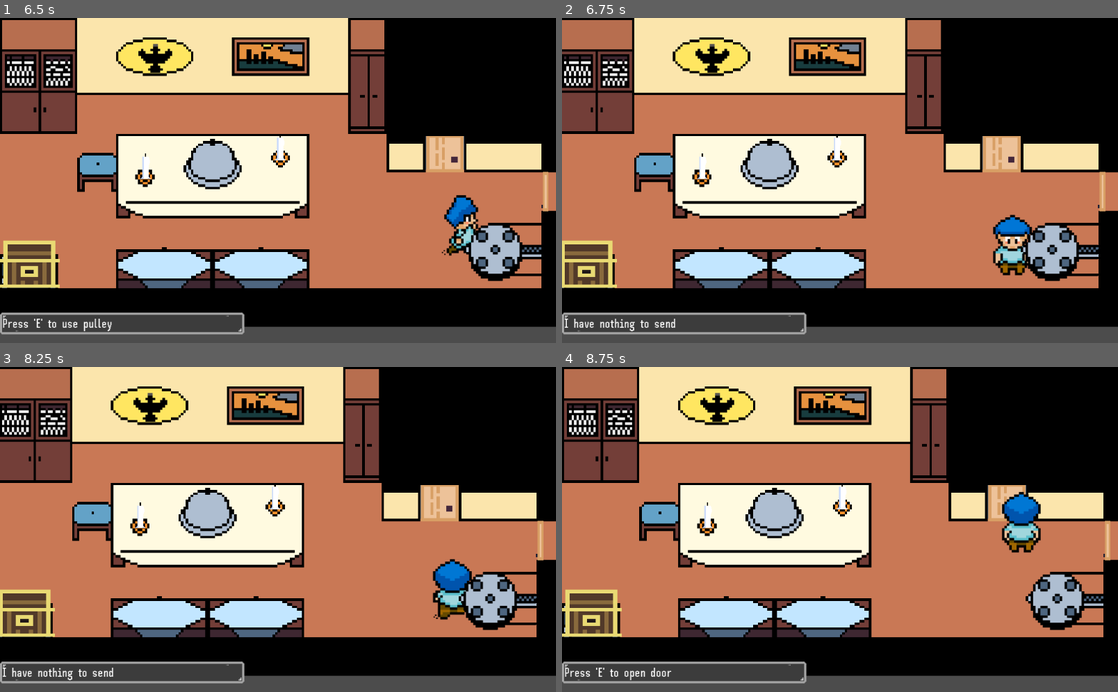
Above: before the commit, frames 1-4 (two rows, left to right).
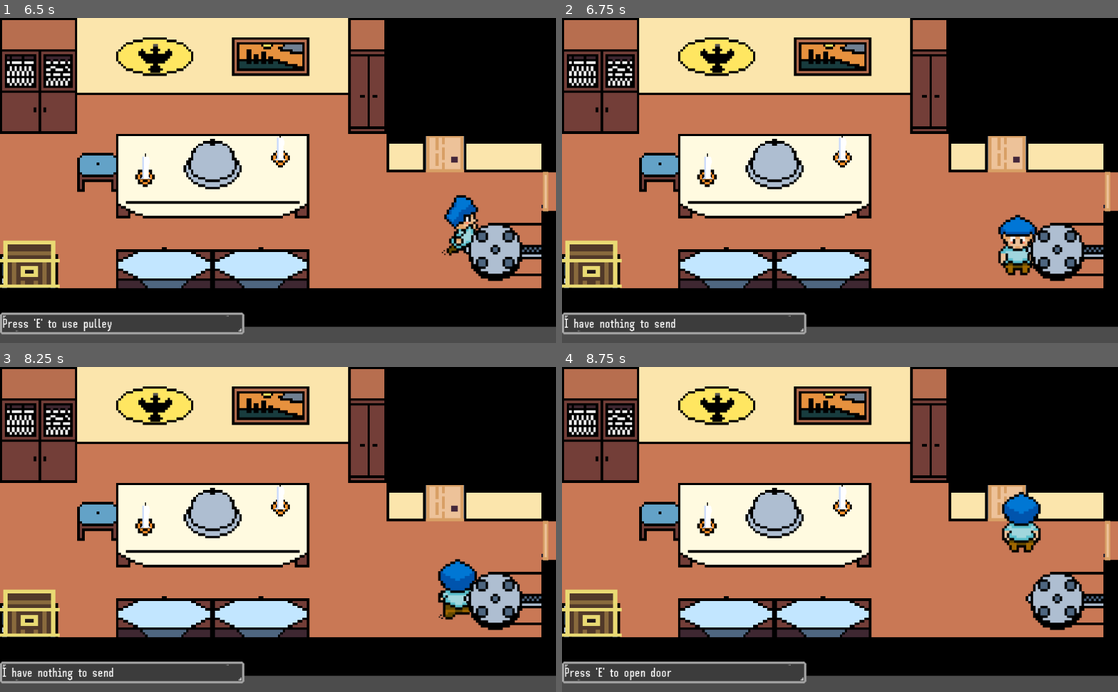
Above: after the commit, the same moments.

Repository: Archeologits/Fourgotten
Game: Godot game, scene res://Main.tscn
Same seed, same stepped clock (60 frames per second), same inputs: the game is played once before the commit and once after it.
Inputs:
- Up to frame 1 (6.5 s): click "New Game" at 0.5 s; click "New Game" at 1.25 s; click "Continue" at 2 s; click "Continue" at 2.75 s; click "Options" at 3.5 s; click "Apply Changes" at 4.25 s; click "Back" at 5 s; tap Enter at 5.75 s; hold Right (ui_right) from 5.78 s (still down); hold E (interact) from 5.78 s (still down)
- Up to frame 2 (6.75 s): release Right (ui_right) at 6.53 s; release E (interact) at 6.53 s; hold Down (ui_down) from 6.53 s (still down); tap E (interact) at 6.6 s
- Up to frame 3 (8.25 s): release Down (ui_down) at 7.28 s; hold Right (ui_right) 7.28-8.03 s; hold E (interact) 7.28-8.03 s; hold Up (ui_up) from 8.03 s (still down); tap E (interact) at 8.1 s
- Up to frame 4 (8.75 s): keep holding Up (ui_up)

Frame 1 is identical in both runs. In frame 2, 10% of the frame differs, in the area x 0-99%, y 0-84%; in frame 3, 10%; in frame 4, nothing differs.

Commit message:
Base message restored when restarting

Diff:
--- a/Main.gd
+++ b/Main.gd
@@ -1,63 +1,63 @@
 extends Node2D
 
 # Member variables
-export var ROOMS = 4
-export var PLAYERS = 3
-export var NUMBER_OF_SHAKES = 3
-export var SHAKE_INTENSITY = 10
-export var SHAKE_BREAK = 1
-export var SHAKE_TIME = 0.5
+export var room_count : int = 4
+export var player_count : int = 3
+export var number_of_shakes : int = 3
+export var shake_intensity : int = 10
+export var shake_break : int = 1
+export var shake_time : float = 0.5
 
 onready var popup : PopupDialog = $HUD/Popup
 onready var black_screen : BlackScreen = $BlackScreen
 
-var players = []
-var rooms_rects = []
-var active_player = -1
-var room : int = -1
-var last_room : int = -1
+var players : Array = []
+var rooms : Array = []
+var current_player : int = -1
+var current_room : int = -1
+var previous_room : int = -1
 
 var player3 : Player = preload("res://entities/player3/Player3.tscn").instance()
 var player4 : Player = preload("res://entities/player4/Player4.tscn").instance()
 var merges : int = 0
 
-var shake_mode = false
-onready var clock = 0
-var shake_start = 0
-var last_shake_end = 0
+var shake_mode : bool = false
+onready var clock : int = 0
+var shake_start : int = 0
+var last_shake_end : int = 0
 
 #===============================================================================
 # Switching players
 #===============================================================================
 
 func _ready():
-  for i in range(PLAYERS):
+  for i in range(player_count):
     players.append(get_node("Player" + str(i)))
-  for i in range(1, ROOMS + 1):
-    rooms_rects.append(get_node("Room" + str(i)).get_rect())
+  for i in range(room_count):
+    rooms.append(get_node("Room" + str(i)).get_rect())
 
   Util.current_scene = self
-  Util.set_message_stacks(PLAYERS)
+  Util.set_message_stacks(player_count)
   black_screen.unfade()
   switch_to_player(0)
-  popup.show() # This should be shown when doors are unlocked, etc.
+  popup.show()
 
 func _input(event : InputEvent) -> void:
   # Handles user input -> switches between players
-  for i in range(PLAYERS):
-    if active_player != i and i >= merges and event.is_action_pressed("player" + str(i+1)):
+  for i in range(player_count):
+    if current_player != i and i >= merges and event.is_action_pressed("player" + str(i+1)):
       black_screen.fade()
       yield(black_screen.animation_player, "animation_finished")
       switch_to_player(i)
       black_screen.unfade()
 
 func switch_to_player(i):
-  for j in range(PLAYERS): # Ensure all other players are false
+  for j in range(player_count): # Ensure all other players are false
     players[j].current = false
   if i == -1:
     return
   players[i].current = true
-  active_player = i
+  current_player = i
   Util.player = i
   Util._update_message()
   Util.update_inventory()
@@ -84,8 +84,6 @@
   for item in b.tools:
     c.tools.append(item)
   c.position = (a.position + b.position)/2
-#  remove_child(a)
-#  remove_child(b)
   call_deferred("remove_child", a)
   call_deferred("remove_child", b)
   call_deferred("add_child", c)
@@ -99,13 +97,13 @@
 
 func _process(delta : float):
   clock += delta
-  room = get_room(players[active_player].position)
-  if room != last_room:
-    last_room = room
-    Sounds.playbgm(room)
-#  if Globals.data[active_player]["room"] != room:
-#    Globals.data[active_player]["room"] = room
-  var rect = rooms_rects[room - 1]
+  current_room = get_room(players[current_player].position)
+  if current_room != previous_room:
+    previous_room = current_room
+    Sounds.playbgm(current_room)
+#  if Globals.data[current_player]["room"] != room:
+#    Globals.data[current_player]["room"] = room
+  var rect = rooms[current_room]
   var screen_size = get_viewport().size
   var canvas_trans = get_viewport().get_canvas_transform()
   var expand_ratio = \
@@ -116,22 +114,21 @@
   canvas_trans.origin = -rect.position * expand_ratio
 
   if shake_mode:
-    if clock - shake_start <= SHAKE_TIME:
-      var angle = (clock - shake_start) / SHAKE_TIME * NUMBER_OF_SHAKES * 2 * PI
-      canvas_trans.origin += SHAKE_INTENSITY * sin(angle) * Vector2.RIGHT
+    if clock - shake_start <= shake_time:
+      var angle = (clock - shake_start) / shake_time * number_of_shakes * 2 * PI
+      canvas_trans.origin += shake_intensity * sin(angle) * Vector2.RIGHT
     else:
       shake_mode = false
   get_viewport().set_canvas_transform(canvas_trans)
 
 func get_room(pos : Vector2) -> int:
-  for i in range(0, ROOMS):
-    if rooms_rects[i].has_point(pos):
-#      last_room = i + 1
-      return i + 1
-  return last_room
+  for i in range(room_count):
+    if rooms[i].has_point(pos):
+      return i
+  return previous_room
 
 func screen_shake() -> bool:
-  if clock - shake_start > SHAKE_BREAK + SHAKE_TIME:
+  if clock - shake_start > shake_break + shake_time:
     shake_mode = true
     shake_start = clock
     return true
--- a/Main.tscn
+++ b/Main.tscn
@@ -278,7 +278,7 @@
 
 [node name="PauseMenu" parent="." instance=ExtResource( 1 )]
 
-[node name="Room1" type="ReferenceRect" parent="."]
+[node name="Room0" type="ReferenceRect" parent="."]
 visible = false
 margin_left = 64.0
 margin_top = 640.0
@@ -288,7 +288,7 @@
 "_edit_use_anchors_": false
 }
 
-[node name="Room2" type="ReferenceRect" parent="."]
+[node name="Room1" type="ReferenceRect" parent="."]
 visible = false
 margin_left = 1088.0
 margin_top = 64.0
@@ -298,7 +298,7 @@
 "_edit_use_anchors_": false
 }
 
-[node name="Room3" type="ReferenceRect" parent="."]
+[node name="Room2" type="ReferenceRect" parent="."]
 visible = false
 margin_left = 2088.0
 margin_top = 640.0
@@ -308,7 +308,7 @@
 "_edit_use_anchors_": false
 }
 
-[node name="Room4" type="ReferenceRect" parent="."]
+[node name="Room3" type="ReferenceRect" parent="."]
 visible = false
 margin_left = 1008.0
 margin_top = 608.0
--- a/Util.gd
+++ b/Util.gd
@@ -4,13 +4,12 @@
 var player : int
 var messages : Dictionary # Should this be an array of arrays?
 var inventory : Dictionary # We store only the current player inventory
-var base_message : String = "Press 1 for blue, 2 for red, 3 for green"
 
 func shake():
   current_scene.screen_shake()
 
 func get_player():
-  return current_scene.players[current_scene.active_player]
+  return current_scene.players[player]
 
 #===============================================================================
 # Popup messages
@@ -19,7 +18,7 @@
 func set_message_stacks(player_count : int) -> void:
   # We are using arrays as stacks
   for i in range(player_count):
-    messages[i] = [base_message]
+    messages[i] = ["Press 1 for blue, 2 for red, 3 for green"]
 
 func push_message(player_number : int, new_message : String) -> void:
   messages[player_number].push_back(new_message)
@@ -36,9 +35,8 @@
     _update_message()
 
 func swap_base_message(new_message : String) -> void:
-  base_message = new_message
   for player_number in messages.keys():
-    messages[player_number][0] = base_message
+    messages[player_number][0] = new_message
 
 func _update_message() -> void:
   if !messages[player].empty():
--- a/common/furniture/chute/bedroom/BedroomGarbageChute.gd
+++ b/common/furniture/chute/bedroom/BedroomGarbageChute.gd
@@ -31,6 +31,9 @@
       body.erase_tool("Wine")
       body.erase_tool("Rotten meat")
       Util.swap_message(body.number, "Wine and rotten meat are in garbage chute")
+      $Timer.start()
+      yield($Timer, "timeout")
+      $Interact.queue_free()
     elif body.tools.has("Wine"):
       other_chute.tools.push_back("Wine")
       body.erase_tool("Wine")
--- a/common/furniture/chute/kitchen/KitchenGarbageChute.tscn
+++ b/common/furniture/chute/kitchen/KitchenGarbageChute.tscn
@@ -48,7 +48,6 @@
 shape = SubResource( 3 )
 
 [node name="Timer" type="Timer" parent="."]
-wait_time = 0.5
 one_shot = true
 
 [node name="Audio" type="AudioStreamPlayer2D" parent="."]
--- a/entities/player2/Player2.tscn
+++ b/entities/player2/Player2.tscn
@@ -134,7 +134,7 @@
 [node name="Body" type="AnimatedSprite" parent="."]
 frames = SubResource( 17 )
 animation = "up"
-frame = 1
+frame = 3
 playing = true
 
 [node name="StaticImage" type="Sprite" parent="."]
--- a/sounds/Sounds.gd
+++ b/sounds/Sounds.gd
@@ -3,17 +3,17 @@
 #var sounds : Dictionary
 var bgm : Dictionary
 
-var last_played = ""
+#var last_played = ""
 
 func _ready():
 #  bgm["theme"] = preload("res://sounds/awesome_music.wav")
 #  bgm["main_theme"] = preload("res://sounds/main_music.wav")
-  bgm[1] = preload("res://sounds/BLUE ROOM MASTER.wav")
-  bgm[2] = preload("res://sounds/GREEN ROOM MASTER.wav")
-  bgm[3] = preload("res://sounds/RED ROOM MASTER.wav")
-  bgm[4] = preload("res://sounds/main_music.wav")
+  bgm[0] = preload("res://sounds/BLUE ROOM MASTER.wav")
+  bgm[1] = preload("res://sounds/GREEN ROOM MASTER.wav")
+  bgm[2] = preload("res://sounds/RED ROOM MASTER.wav")
+  bgm[3] = preload("res://sounds/main_music.wav")
 
-var last_room = -1
+#var last_room = -1
 
 func playbgm(room):
   var play = Util.current_scene.get_node("BackgroundMusic")
@@ -28,7 +28,7 @@
 #    play.stop()
 #    play.stream = bgm["theme"]
 #    play.play()
-  last_room = room
+#  last_room = room
 
 func stop():
   Util.current_scene.get_node("BackgroundMusic").stop()
